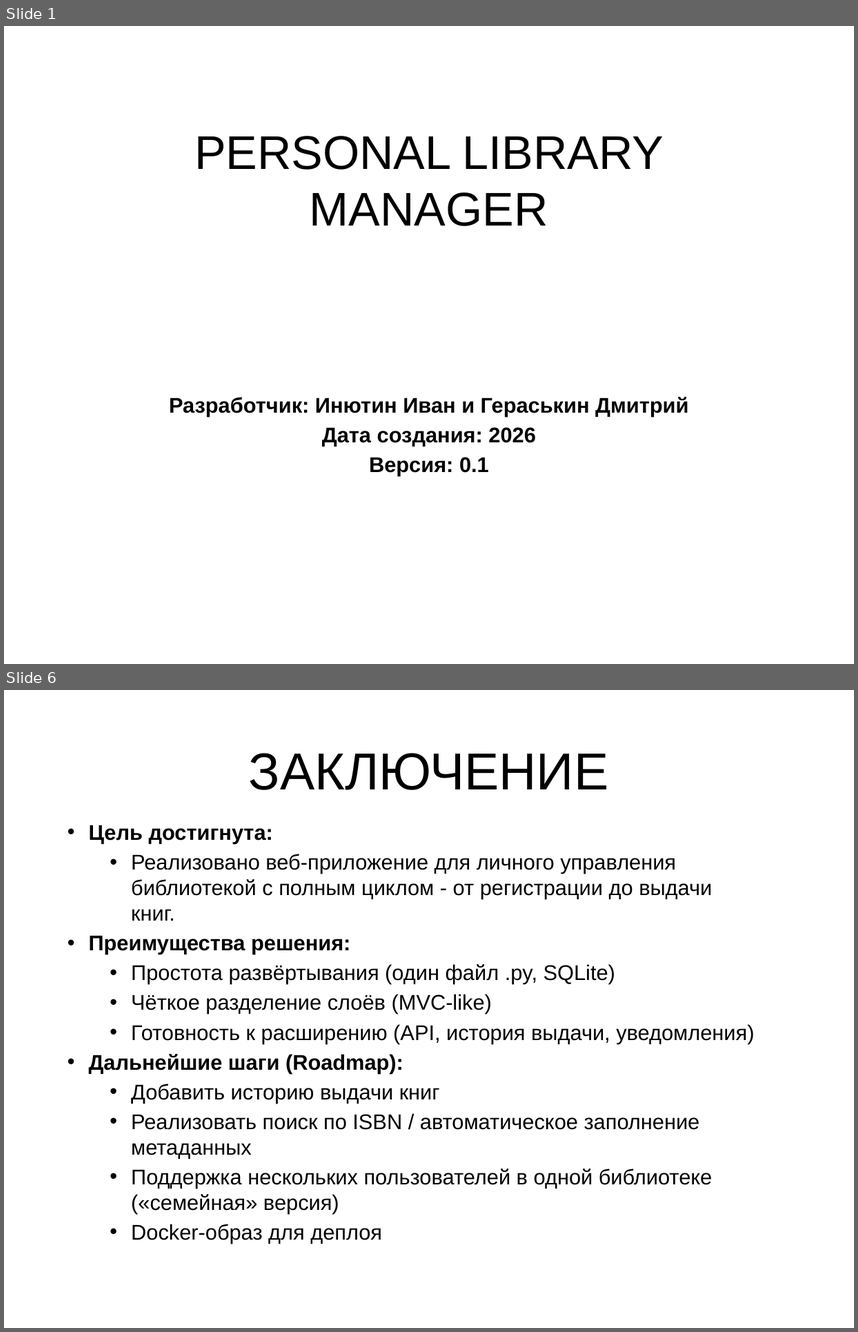
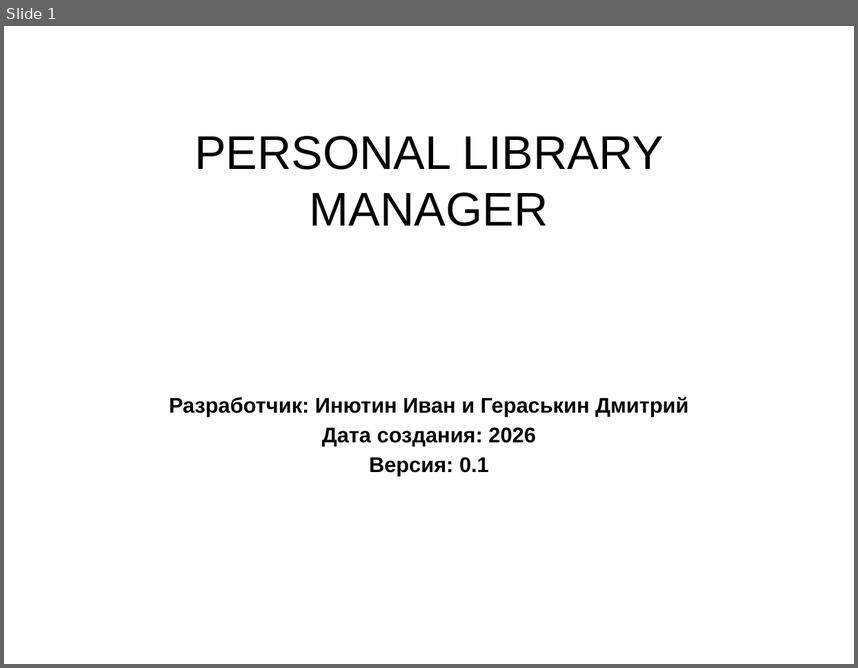
Before and after one commit to VY-Team-V/YL_Project, a slide deck: Personal Library Manager.pptx. Shown one above the other, each under a label of ours: slides 1 and 6 before the commit, slide 1 after it; the slides between them are not shown. The pictures are 858x1332 and 858x668 pixels, drawn with LibreOffice and Linux fonts; fonts in the diff are those of the drawing. Boxes give left, top, right and bottom in pixels: in the first picture for what was removed or moved away, otherwise in the second. Text is boxed around its words. In the diff, an @@ line names an element or a change of style, - is before the commit and + after.

```diff
--- a/Personal Library Manager.pptx
+++ b/Personal Library Manager.pptx
@@ slide 6 removed at (4,690,854,1328), background #FFFFFF @@
@@ title removed at (249,753,608,790) @@
-ЗАКЛЮЧЕНИЕ
@@ text removed at (89,825,754,1243) @@
-    • Цель достигнута:
-      • Реализовано веб-приложение для личного управления библиотекой с полным циклом - от регистрации до выдачи книг.
-    • Преимущества решения:
-      • Простота развёртывания (один файл .py, SQLite)
-      • Чёткое разделение слоёв (MVC-like)
-      • Готовность к расширению (API, история выдачи, уведомления)
-    • Дальнейшие шаги (Roadmap):
-      • Добавить историю выдачи книг
-      • Реализовать поиск по ISBN / автоматическое заполнение метаданных
-      • Поддержка нескольких пользователей в одной библиотеке («семейная» версия)
-      • Docker-образ для деплоя
```
Also in this commit, not shown: 2 slides changed, 4 slides added, 2 other slides removed, 1 other file.
